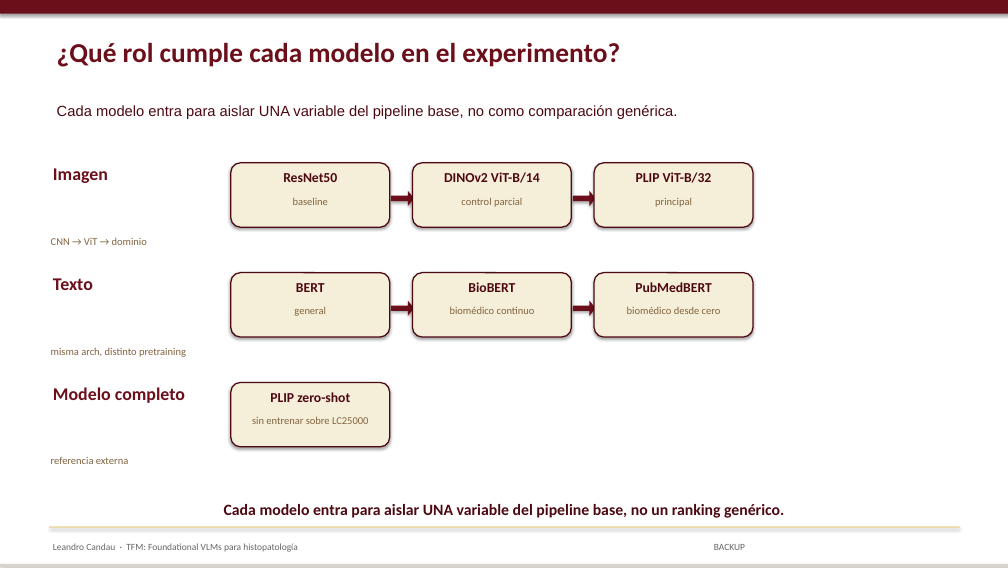
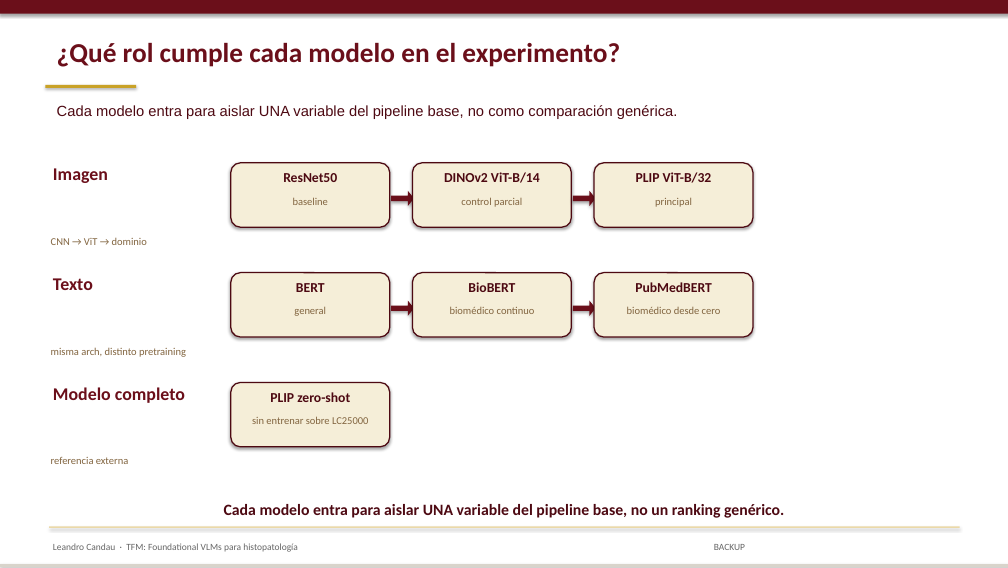
Before and after one commit to lcandau/histopathology-clip-lab, a slide deck: slide 28 of report/TFM_defense.pptx. Drawn at 1008x568 pixels with LibreOffice and Linux fonts; fonts in the diff are those of the drawing. Boxes give left, top, right and bottom in pixels: in the first picture for what was removed or moved away, otherwise in the second. Text is boxed around its words. In the diff, an @@ line names an element or a change of style, - is before the commit and + after.

```diff
--- a/report/TFM_defense.pptx
+++ b/report/TFM_defense.pptx
@@ rectangle added at (x1=45, y1=85, x2=136, y2=88), fill #C9A227 @@
```
Also in this commit, not shown: 28 other slides changed.
